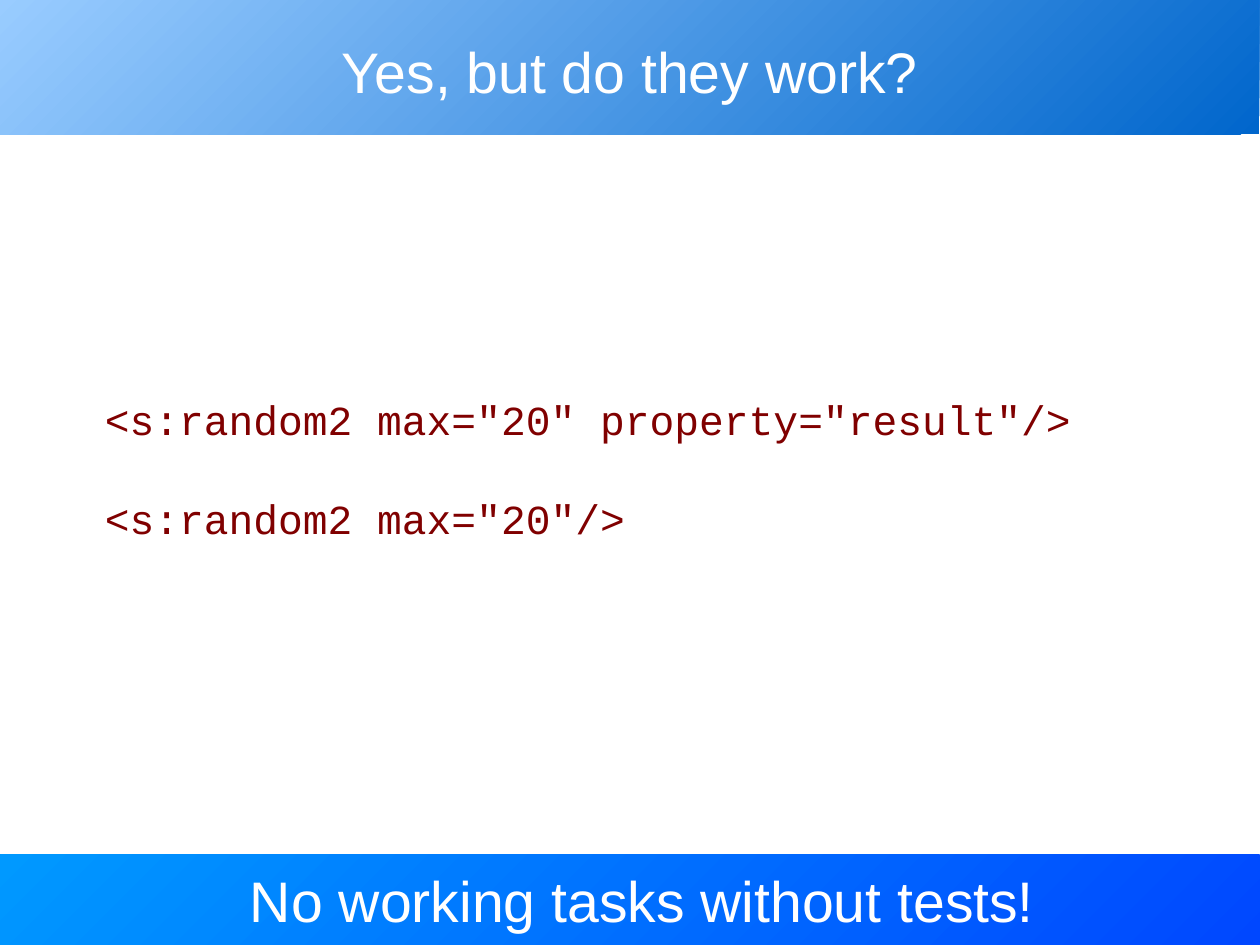
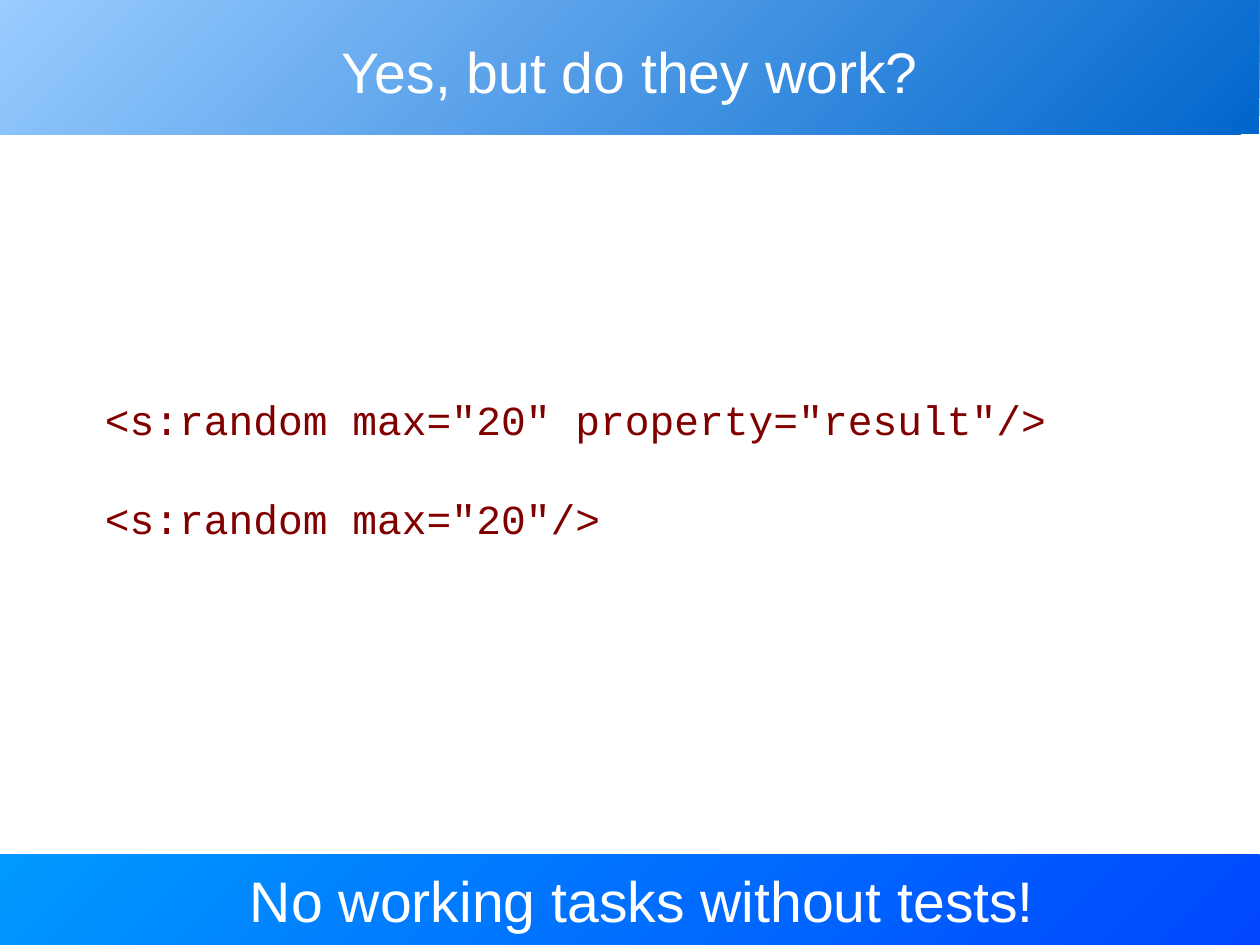
Before and after one commit to BeatrizTercero/repoSvnAnt, a slide deck: slide 9 of core/trunk/docs/slides/extending_ant.odp (slide 8 before the commit). Drawn at 1260x945 pixels with LibreOffice and Linux fonts; fonts in the diff are those of the drawing. Boxes give left, top, right and bottom in pixels: in the first picture for what was removed or moved away, otherwise in the second. Text is boxed around its words. In the diff, an @@ line names an element or a change of style, - is before the commit and + after.

```diff
--- a/core/trunk/docs/slides/extending_ant.odp
+++ b/core/trunk/docs/slides/extending_ant.odp
@@ text at (105, 405, 1046, 535): text changed @@
-<s:random2 max="20" property="result"/>
-<s:random2 max="20"/>
+<s:random max="20" property="result"/>
+<s:random max="20"/>
```
Also in this commit, not shown: 11 other slides changed, 4 slides added, 2 slides removed.
